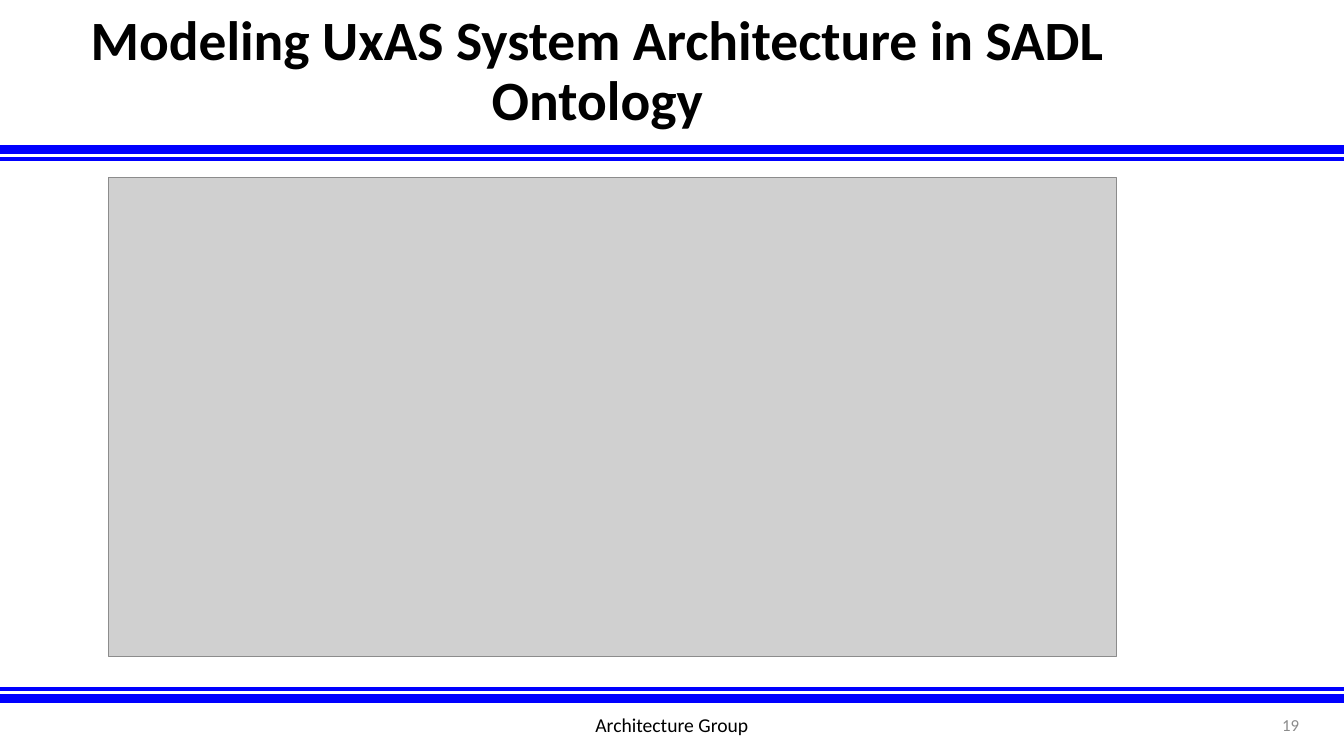
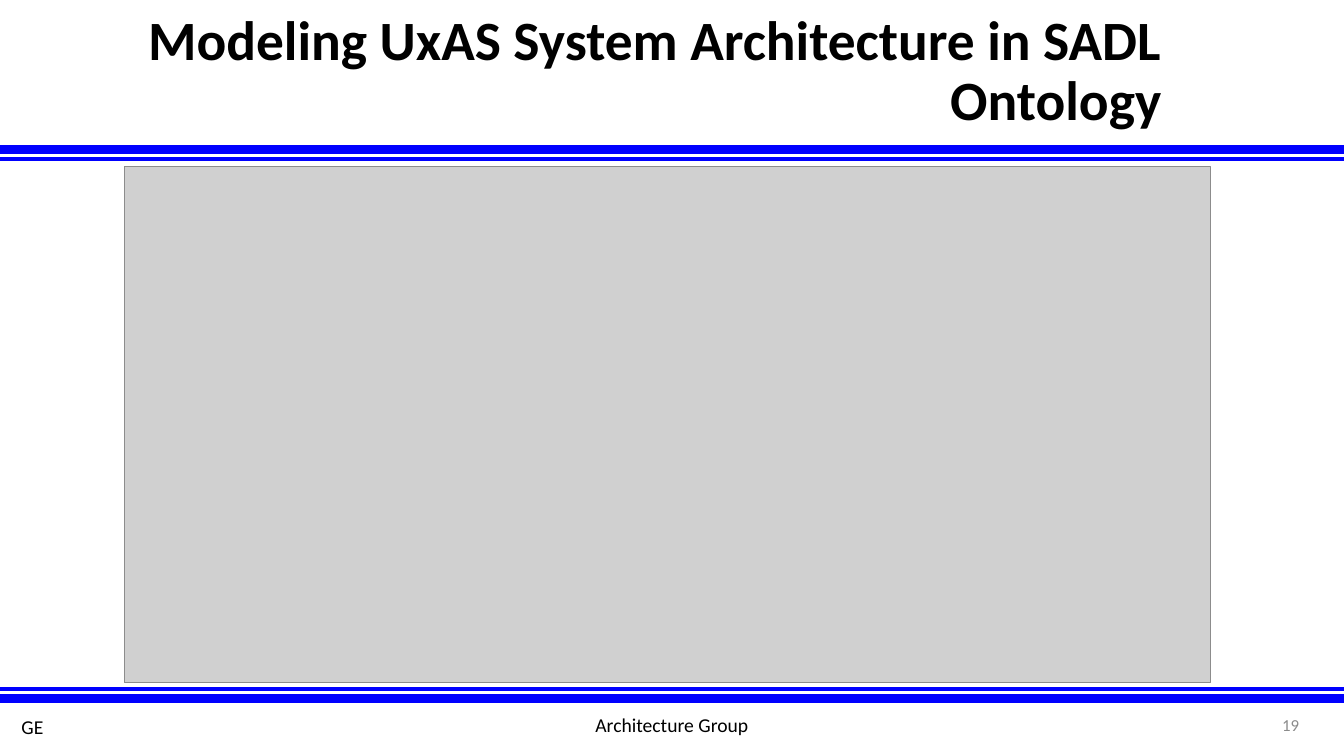
Before and after one commit to afrl-rq/OpenUxAS-SoI, a slide deck: slide 19 of presentations/S5_SoI_Architecture_Group.pptx. Drawn at 1344x756 pixels with LibreOffice and Linux fonts; fonts in the diff are those of the drawing; grey boxes stand for pictures; background and template pictures are left out. Boxes give left, top, right and bottom in pixels: in the first picture for what was removed or moved away, otherwise in the second. Text is boxed around its words. In the diff, an @@ line names an element or a change of style, - is before the commit and + after.

```diff
--- a/presentations/S5_SoI_Architecture_Group.pptx
+++ b/presentations/S5_SoI_Architecture_Group.pptx
@@ title "Modeling UxAS System Architecture in ..." at bbox=[148, 21, 1161, 130]: alignment centre to right @@
@@ picture: place and size @@
-picture at bbox=[108, 177, 1117, 656]
+picture at bbox=[124, 167, 1211, 684]
@@ text added at bbox=[21, 721, 43, 734], 14 pt, text #000000 @@
+GE
```
Also in this commit, not shown: 7 other slides changed, 4 slides added.
